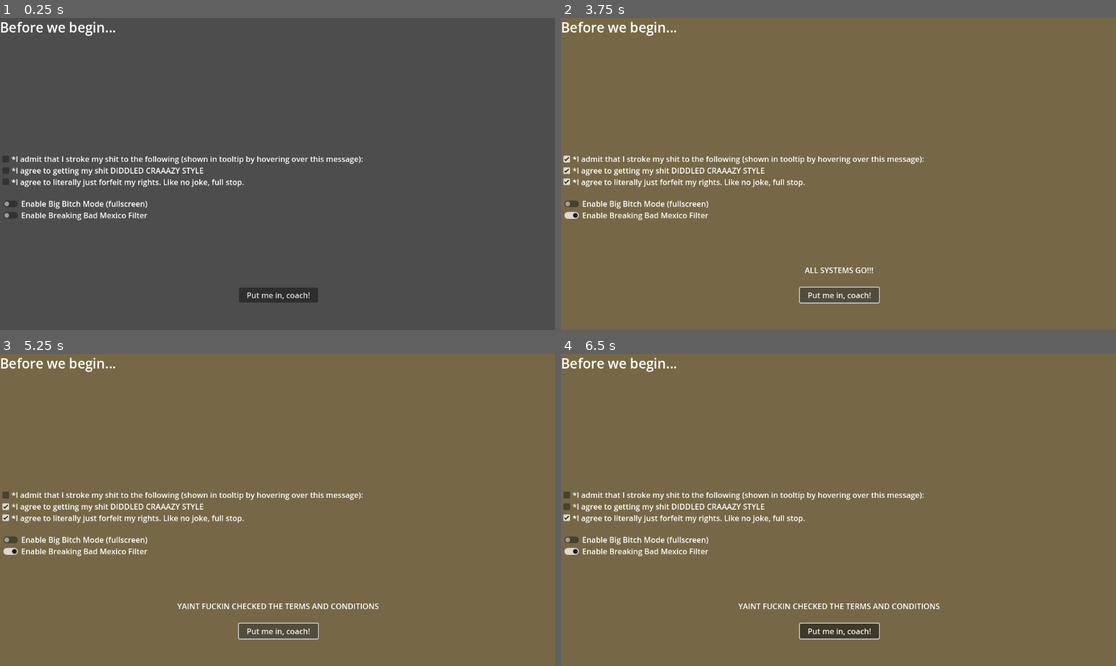
Above: before the commit, frames 1-4 (two rows, left to right).
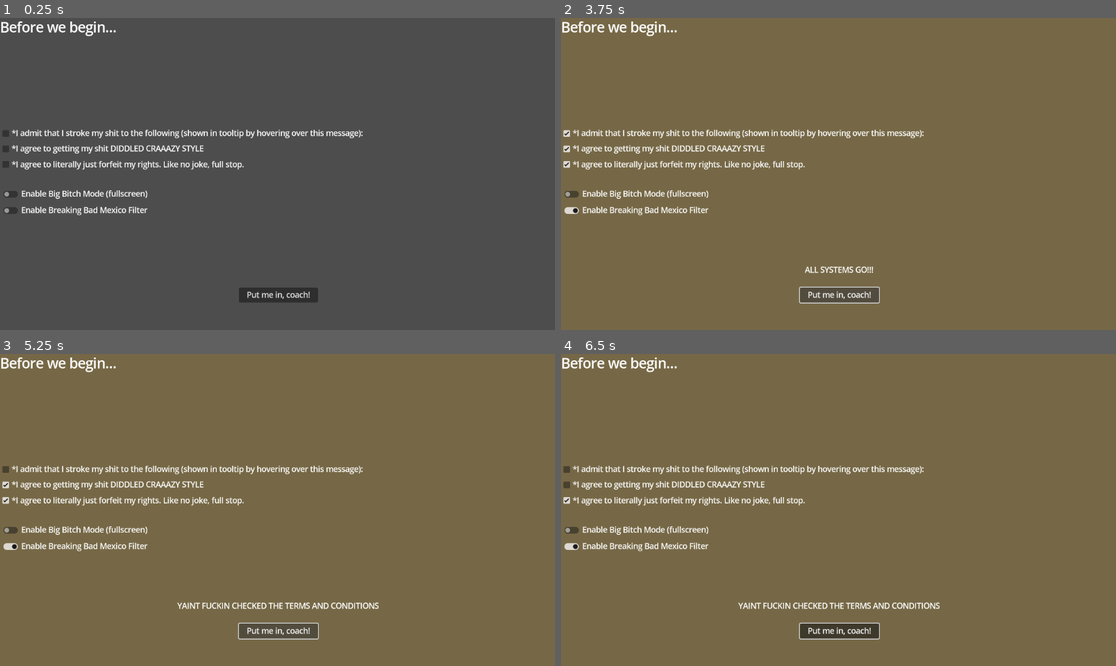
Above: after the commit, the same moments.

Repository: synthinityofstars/FunkyMonkeyGamingProject
Game: Godot game, scene res://scenes/consent_screen.tscn
Same seed, same stepped clock (60 frames per second), same inputs: the game is played once before the commit and once after it.
Inputs:
- Up to frame 1 (0.25 s): no input
- Up to frame 2 (3.75 s): click "*I admit that I stroke my shi…" at 0.5 s; click "*I agree to getting my shit D…" at 1.25 s; click "*I agree to literally just fo…" at 2 s; click "Enable Breaking Bad Mexico Fi…" at 2.75 s; click "Put me in, coach!" at 3.5 s
- Up to frame 3 (5.25 s): click "*I admit that I stroke my shi…" at 4.25 s; click "Put me in, coach!" at 5 s
- Up to frame 4 (6.5 s): click "*I agree to getting my shit D…" at 5.75 s

The runs differ from the first frame. In frame 1, 4.5% of the frame differs, in the area x 0-66%, y 1-91%; in frame 2, 4.7%; in frame 3, 4.9%, in the area x 0-69%, y 1-91%; in frame 4, 4.9%.

Commit message:
0.0.8
Made checkboxes and check buttons in containers, and slightly kinda optimized, kinda didnt optimize, the checkboxes because they wouldnt work and would just crash otherwise. also doing version naming. X.Y.Z. z is for tiny updates, y is for slightly bigger ones, and X for the ones im proud of.

Diff:
--- a/project.godot
+++ b/project.godot
@@ -15,6 +15,10 @@
 config/features=PackedStringArray("4.4", "GL Compatibility")
 config/icon="res://icon.svg"
 
+[gui]
+
+theme/default_font_multichannel_signed_distance_field=true
+
 [rendering]
 
 renderer/rendering_method="gl_compatibility"
--- a/scenes/consent_screen.tscn
+++ b/scenes/consent_screen.tscn
@@ -1,6 +1,8 @@
-[gd_scene load_steps=2 format=3 uid="uid://ca54d1h0iy5y"]
+[gd_scene load_steps=3 format=3 uid="uid://ca54d1h0iy5y"]
 
 [ext_resource type="Script" uid="uid://ceh07a4c65t30" path="res://scripts/consent_screen.gd" id="1_ul1ay"]
+
+[sub_resource type="StyleBoxEmpty" id="StyleBoxEmpty_q82v8"]
 
 [node name="ConsentScreen" type="Control"]
 layout_mode = 3
@@ -34,76 +36,6 @@
 theme_type_variation = &"HeaderLarge"
 text = "Before we begin..."
 
-[node name="StroknitCheck" type="CheckBox" parent="."]
-layout_mode = 0
-offset_top = 281.0
-offset_right = 24.0
-offset_bottom = 305.0
-focus_mode = 0
-
-[node name="StroknitLabel" type="Label" parent="StroknitCheck"]
-layout_mode = 0
-offset_left = 24.0
-offset_right = 754.0
-offset_bottom = 23.0
-tooltip_text = "WOMEN. MEN. NON-BINARY PEOPLE. FEMBOYS. FUNKY KONG. FEMBOY FUNKY KONG. SUSPICIOUSLY
-ANTHROMORPHIC POKEMON. SPYRO THE DRAGON. HENRY OF SKALITZ. THE NUMBER \"58\". GORBINO.
-HATSUNE MIKU. KIRYU KAZUMA. TIFA LOCKHEART. ZENYATTA. THE ENTIRETY OF YEMEN.
-THE ENTIRE JAPANESE HIRAGANA ALPHABET. THE NAME \"XUWU\". GEMMA AND ALMA FROM MONSTER HUNTER.
-
-
-RAW, UNLUBRICATED, AND UNFILTERED, UNTIL IT COVERS THE FLOORS, CEILINGS, AND WALLS."
-mouse_filter = 0
-text = "*I admit that I stroke my shit to the following (shown in tooltip by hovering over this message):"
-
-[node name="DiddlerCheck" type="CheckBox" parent="."]
-layout_mode = 0
-offset_top = 305.0
-offset_right = 24.0
-offset_bottom = 329.0
-focus_mode = 0
-
-[node name="DiddlerLabel" type="Label" parent="DiddlerCheck"]
-layout_mode = 0
-offset_left = 24.0
-offset_right = 423.0
-offset_bottom = 23.0
-text = "*I agree to getting my shit DIDDLED CRAAAZY STYLE"
-
-[node name="RightsForfeitCheck" type="CheckBox" parent="."]
-layout_mode = 0
-offset_top = 328.0
-offset_right = 24.0
-offset_bottom = 352.0
-focus_mode = 0
-
-[node name="RightsForfeitLabel" type="Label" parent="RightsForfeitCheck"]
-layout_mode = 0
-offset_left = 24.0
-offset_top = 1.0
-offset_right = 507.0
-offset_bottom = 24.0
-text = "*I agree to literally just forfeit my rights. Like no joke, full stop."
-
-[node name="FullscreenCheckButton" type="CheckButton" parent="."]
-layout_mode = 1
-anchors_preset = 4
-anchor_top = 0.5
-anchor_bottom = 0.5
-offset_top = 54.0
-offset_right = 44.0
-offset_bottom = 78.0
-grow_vertical = 2
-focus_mode = 0
-
-[node name="FullscreenLabel" type="Label" parent="FullscreenCheckButton"]
-layout_mode = 0
-offset_left = 44.0
-offset_top = -0.5
-offset_right = 307.0
-offset_bottom = 22.5
-text = "Enable Big Bitch Mode (fullscreen)"
-
 [node name="OkButton" type="Button" parent="."]
 layout_mode = 1
 anchors_preset = 7
@@ -136,18 +68,90 @@
 text = "YAINT FUCKIN CHECKED THE TERMS AND CONDITIONS"
 horizontal_alignment = 1
 
-[node name="MexicoFilterCheckButton" type="CheckButton" parent="."]
+[node name="OptionsVContainer" type="VBoxContainer" parent="."]
 layout_mode = 1
 anchors_preset = 4
 anchor_top = 0.5
 anchor_bottom = 0.5
-offset_top = 78.0
+offset_top = -92.0
 offset_right = 44.0
-offset_bottom = 102.0
+offset_bottom = 92.0
 grow_vertical = 2
+
+[node name="Checkboxes" type="VBoxContainer" parent="OptionsVContainer"]
+layout_mode = 2
+theme_override_constants/separation = 8
+metadata/_edit_use_anchors_ = true
+
+[node name="StroknitCheck" type="CheckBox" parent="OptionsVContainer/Checkboxes"]
+layout_mode = 2
 focus_mode = 0
 
-[node name="MexicoFilterLabel" type="Label" parent="MexicoFilterCheckButton"]
+[node name="StroknitLabel" type="Label" parent="OptionsVContainer/Checkboxes/StroknitCheck"]
+layout_mode = 0
+offset_left = 24.0
+offset_right = 754.0
+offset_bottom = 23.0
+tooltip_text = "WOMEN. MEN. NON-BINARY PEOPLE. FEMBOYS. FUNKY KONG. FEMBOY FUNKY KONG. SUSPICIOUSLY
+ANTHROMORPHIC POKEMON. SPYRO THE DRAGON. HENRY OF SKALITZ. THE NUMBER \"58\". GORBINO.
+HATSUNE MIKU. KIRYU KAZUMA. TIFA LOCKHEART. ZENYATTA. THE ENTIRETY OF YEMEN.
+THE ENTIRE JAPANESE HIRAGANA ALPHABET. THE NAME \"XUWU\". GEMMA AND ALMA FROM MONSTER HUNTER.
+
+
+RAW, UNLUBRICATED, AND UNFILTERED, UNTIL IT COVERS THE FLOORS, CEILINGS, AND WALLS."
+mouse_filter = 0
+text = "*I admit that I stroke my shit to the following (shown in tooltip by hovering over this message):"
+
+[node name="DiddlerCheck" type="CheckBox" parent="OptionsVContainer/Checkboxes"]
+layout_mode = 2
+focus_mode = 0
+
+[node name="DiddlerLabel" type="Label" parent="OptionsVContainer/Checkboxes/DiddlerCheck"]
+layout_mode = 0
+offset_left = 24.0
+offset_right = 423.0
+offset_bottom = 23.0
+text = "*I agree to getting my shit DIDDLED CRAAAZY STYLE"
+
+[node name="RightsForfeitCheck" type="CheckBox" parent="OptionsVContainer/Checkboxes"]
+layout_mode = 2
+focus_mode = 0
+
+[node name="RightsForfeitLabel" type="Label" parent="OptionsVContainer/Checkboxes/RightsForfeitCheck"]
+layout_mode = 0
+offset_left = 24.0
+offset_top = 1.0
+offset_right = 507.0
+offset_bottom = 24.0
+text = "*I agree to literally just forfeit my rights. Like no joke, full stop."
+
+[node name="HSeparator" type="HSeparator" parent="OptionsVContainer"]
+custom_minimum_size = Vector2(0, 30)
+layout_mode = 2
+theme_override_styles/separator = SubResource("StyleBoxEmpty_q82v8")
+
+[node name="CheckButtons" type="VBoxContainer" parent="OptionsVContainer"]
+layout_mode = 2
+theme_override_constants/separation = 10
+metadata/_edit_use_anchors_ = true
+
+[node name="FullscreenCheckButton" type="CheckButton" parent="OptionsVContainer/CheckButtons"]
+layout_mode = 2
+focus_mode = 0
+
+[node name="FullscreenLabel" type="Label" parent="OptionsVContainer/CheckButtons/FullscreenCheckButton"]
+layout_mode = 0
+offset_left = 44.0
+offset_top = -0.5
+offset_right = 307.0
+offset_bottom = 22.5
+text = "Enable Big Bitch Mode (fullscreen)"
+
+[node name="MexicoFilterCheckButton" type="CheckButton" parent="OptionsVContainer/CheckButtons"]
+layout_mode = 2
+focus_mode = 0
+
+[node name="MexicoFilterLabel" type="Label" parent="OptionsVContainer/CheckButtons/MexicoFilterCheckButton"]
 layout_mode = 1
 anchors_preset = 4
 anchor_top = 0.5
@@ -159,5 +163,5 @@
 grow_vertical = 2
 text = "Enable Breaking Bad Mexico Filter"
 
-[connection signal="toggled" from="FullscreenCheckButton" to="." method="_on_fullscreen_check_button_toggled"]
-[connection signal="toggled" from="MexicoFilterCheckButton" to="." method="_on_mexico_filter_check_button_toggled"]
+[connection signal="toggled" from="OptionsVContainer/CheckButtons/FullscreenCheckButton" to="." method="_on_fullscreen_check_button_toggled"]
+[connection signal="toggled" from="OptionsVContainer/CheckButtons/MexicoFilterCheckButton" to="." method="_on_mexico_filter_check_button_toggled"]
--- a/scripts/consent_screen.gd
+++ b/scripts/consent_screen.gd
@@ -8,6 +8,8 @@
 	else:
 		DisplayServer.window_set_mode(DisplayServer.WINDOW_MODE_WINDOWED)
 
+#----------------
+
 # Toggles the Breaking Bad Mexico Filter
 func _on_mexico_filter_check_button_toggled(toggled_on) -> void:
 	if toggled_on == true:
@@ -15,53 +17,52 @@
 	else:
 		$MexicoFilterRect.hide()
 
+#-----------------
+
 #Calling all the buttons and warnings for the required check
-@onready var Check1 = $StroknitCheck
-@onready var Check2 = $DiddlerCheck
-@onready var Check3 = $RightsForfeitCheck
+@onready var Check1 = $OptionsVContainer/Checkboxes/StroknitCheck
+@onready var Check2 = $OptionsVContainer/Checkboxes/DiddlerCheck
+@onready var Check3 = $OptionsVContainer/Checkboxes/RightsForfeitCheck
 @onready var Okbutton = $OkButton
 @onready var WarningLabel = $WarningLabel
 
 #Declares that there is a condition to check all boxes, and it's not fulfilled by default
 var all_checked: bool = false
 
-#Connects signals to the checks about being toggled
+#Connects signals to the checkboxes when the scene is called, seeing if
+#the boxes are checked, and what to do if they are.
+
+
 func _ready() -> void:
-#Is checkbox 1 checked?
-	Check1.toggled.connect(_on_check_box_toggled)
+# Is Check 1, 2, and 3 checked? If so, send the "on check box toggled" signal.
+	for checkbox in [Check1, Check2, Check3]: checkbox.toggled.connect(_on_check_box_toggled)
 
-#Is checkbox 2 checked?
-	Check2.toggled.connect(_on_check_box_toggled)
-
-#Is checkbox 3 checked?
-	Check3.toggled.connect(_on_check_box_toggled)
-
-#Did you press the ok button?
+#Did you press the ok button? if so, send the "on ok button pressed" signal
 	Okbutton.pressed.connect(_on_ok_button_pressed)
 
 #update the button state of condition before we get into it, just in case
 	_update_button_state()
 
+#thus concludes what the ready function does
 
 #if ANY check box is toggled, update the state of the button condition.
 #The signal that actually cares about the checkboxes being toggled is here.
 func _on_check_box_toggled(_toggled_on: bool) -> void:
 	_update_button_state()
 
-#What actually happens when the button condition is updated
+#What actually happens to update the condition of the button, and what the condition is
 func _update_button_state() -> void:
-
+	all_checked = Check1.button_pressed and Check2.button_pressed and Check3.button_pressed
 	#This bit is confusing so listen up.
 	#these checks aren't given the "toggle" signal. that's because the "toggle" signal
 	#isn't a boolean, it just says "HEY, I'M TOGGLED, DOES ANYONE CARE?" this does not.
 	#the real boolean is "button pressed", which sounds like it isnt a toggle
 	#BUT it has "toggle mode" on, so it actually is.
-	all_checked = Check1.button_pressed and Check2.button_pressed and Check3.button_pressed
-
 
 #What happens when you press the ok button
 func _on_ok_button_pressed() -> void:
 	#Note that this button DOES NOT have toggle mode on, so it is not treated like a toggle
+	#because of that, it only updates when the user clicks it.
 	if all_checked:
 		WarningLabel.visible = true
 		WarningLabel.text = "ALL SYSTEMS GO!!!"
